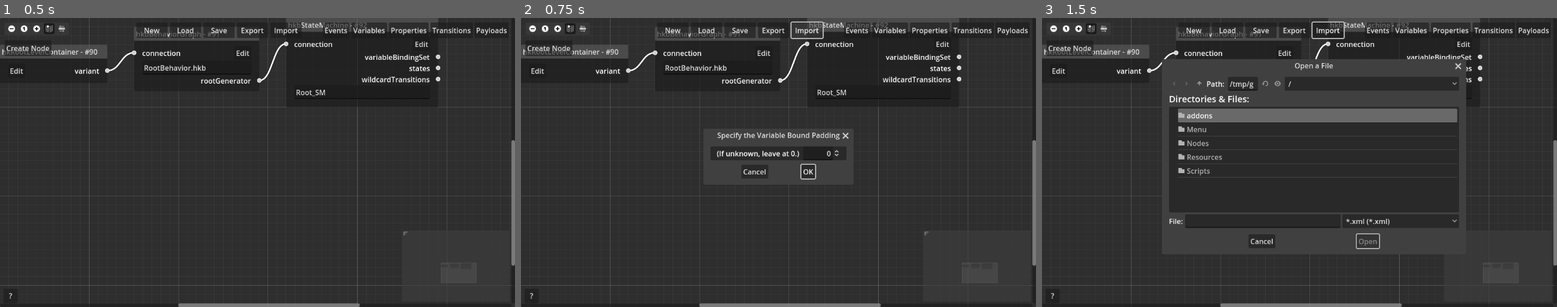
Above: before the commit, frames 1-3 (left to right).
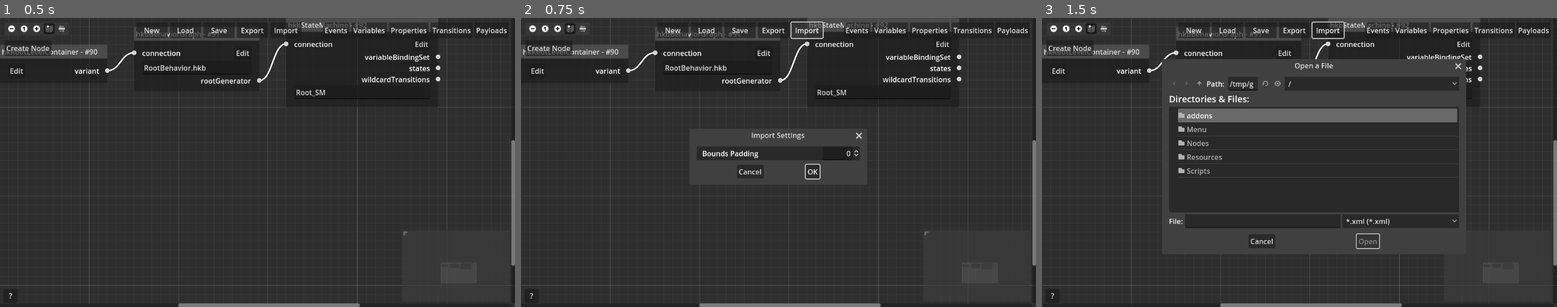
Above: after the commit, the same moments.

Repository: NeoExperiences/BehaviorNodeGraphTool
Game: Godot game, scene res://main.tscn
The game is run twice, just before and just after one commit, with the same random seed, the same clock (stepped at 60 frames per second) and the same inputs.
Inputs:
- Up to frame 1 (0.5 s): no input
- Up to frame 2 (0.75 s): click "Import" at 0.5 s
- Up to frame 3 (1.5 s): click "OK" at 1.25 s

Frame 1 is identical in both runs. In frame 2, 0.8% of the frame differs, in the area x 34-67%, y 39-56%; in frame 3, nothing differs.

Commit message:
Added import settings.

Diff:
--- a/Scripts/behavior_parser.gd
+++ b/Scripts/behavior_parser.gd
@@ -1121,6 +1121,8 @@
 			file.store_string('            <hkparam name="selfTransitionMode">SELF_TRANSITION_MODE_RESET</hkparam>\r\n')
 		3:
 			file.store_string('            <hkparam name="selfTransitionMode">SELF_TRANSITION_MODE_BLEND</hkparam>\r\n')
+		_:
+			file.store_string('            <hkparam name="selfTransitionMode">SELF_TRANSITION_MODE_CONTINUE_IF_CYCLIC_BLEND_IF_ACYCLIC</hkparam>\r\n')
 	match transition.transitionEventMode:
 		0:
 			file.store_string('            <hkparam name="eventMode">EVENT_MODE_DEFAULT</hkparam>\r\n')
@@ -1130,6 +1132,8 @@
 			file.store_string('            <hkparam name="eventMode">EVENT_MODE_IGNORE_FROM_GENERATOR</hkparam>\r\n')
 		3:
 			file.store_string('            <hkparam name="eventMode">EVENT_MODE_IGNORE_TO_GENERATOR</hkparam>\r\n')
+		_:
+			file.store_string('            <hkparam name="eventMode">EVENT_MODE_DEFAULT</hkparam>\r\n')
 	file.store_string('            <!-- defaultEventMode SERIALIZE_IGNORED -->\r\n')
 	file.store_string('            <!-- patchedBindingInfo SERIALIZE_IGNORED -->\r\n')
 	file.store_string('            <!-- fromGenerator SERIALIZE_IGNORED -->\r\n')
@@ -1147,11 +1151,15 @@
 			file.store_string('            <hkparam name="flags">FLAG_IGNORE_TO_WORLD_FROM_MODEL</hkparam>\r\n')
 		4:
 			file.store_string('            <hkparam name="flags">FLAG_IGNORE_TO_WORLD_FROM_MODEL_ROTATION</hkparam>\r\n')
+		_:
+			file.store_string('            <hkparam name="flags">FLAG_NONE</hkparam>\r\n')
 	match transition.transitionEndMode:
 		0:
 			file.store_string('            <hkparam name="endMode">END_MODE_NONE</hkparam>\r\n')
 		1:
 			file.store_string('            <hkparam name="endMode">END_MODE_TRANSITION_UNTIL_END_OF_FROM_GENERATOR</hkparam>\r\n')
+		_:
+			file.store_string('            <hkparam name="endMode">END_MODE_NONE</hkparam>\r\n')
 	file.store_string('            <hkparam name="blendCurve">' + str(transition.transitionBlendCurve) + '</hkparam>\r\n')
 	file.store_string('            <hkparam name="alignmentBone">65535</hkparam>\r\n')
 	file.store_string('            <!-- fromPos SERIALIZE_IGNORED -->\r\n')
--- a/Scripts/main.gd
+++ b/Scripts/main.gd
@@ -598,12 +598,12 @@
 	return data
 
 func _on_import_button_pressed():
-	$VariableBoundsDialog.show()
+	$ImportSettingsDialog.show()
 
 func _on_variable_bounds_spin_box_value_changed(value):
 	variableBoundPadding = int(value)
 
-func _on_variable_bounds_dialog_confirmed():
+func _on_import_settings_dialog_confirmed():
 	$ImportFileDialog.show()
 
 func _on_import_file_dialog_file_selected(path):
--- a/main.tscn
+++ b/main.tscn
@@ -37,7 +37,7 @@
 size = Vector2i(500, 106)
 unresizable = true
 ok_button_text = "Accept"
-dialog_text = "This feature is still incomplete and won't import all graph data and connections yet.
+dialog_text = "This feature is still incomplete and won't import all possible nodes.
 "
 dialog_autowrap = true
 
@@ -81,33 +81,33 @@
 root_subfolder = "Export"
 filters = PackedStringArray("*.xml")
 
-[node name="VariableBoundsDialog" type="ConfirmationDialog" parent="."]
-title = "Specify the Variable Bound Padding"
-initial_position = 1
-size = Vector2i(320, 88)
-
-[node name="PanelContainer" type="PanelContainer" parent="VariableBoundsDialog"]
+[node name="ImportSettingsDialog" type="ConfirmationDialog" parent="."]
+title = "Import Settings"
+initial_position = 1
+size = Vector2i(381, 88)
+
+[node name="PanelContainer" type="PanelContainer" parent="ImportSettingsDialog"]
 offset_left = 8.0
 offset_top = 8.0
-offset_right = 312.0
+offset_right = 373.0
 offset_bottom = 39.0
 
-[node name="VBoxContainer" type="VBoxContainer" parent="VariableBoundsDialog/PanelContainer"]
+[node name="VBoxContainer" type="VBoxContainer" parent="ImportSettingsDialog/PanelContainer"]
 layout_mode = 2
 
-[node name="HBoxContainer" type="HBoxContainer" parent="VariableBoundsDialog/PanelContainer/VBoxContainer"]
+[node name="HBoxContainer" type="HBoxContainer" parent="ImportSettingsDialog/PanelContainer/VBoxContainer"]
 layout_mode = 2
 alignment = 1
 
-[node name="Label" type="Label" parent="VariableBoundsDialog/PanelContainer/VBoxContainer/HBoxContainer"]
+[node name="Label" type="Label" parent="ImportSettingsDialog/PanelContainer/VBoxContainer/HBoxContainer"]
 layout_mode = 2
-text = "(If unknown, leave at 0.)"
-horizontal_alignment = 1
-
-[node name="Control" type="Control" parent="VariableBoundsDialog/PanelContainer/VBoxContainer/HBoxContainer"]
+size_flags_horizontal = 3
+text = "   Bounds Padding"
+
+[node name="Control" type="Control" parent="ImportSettingsDialog/PanelContainer/VBoxContainer/HBoxContainer"]
 layout_mode = 2
 
-[node name="VariableBoundsSpinBox" type="SpinBox" parent="VariableBoundsDialog/PanelContainer/VBoxContainer/HBoxContainer"]
+[node name="VariableBoundsSpinBox" type="SpinBox" parent="ImportSettingsDialog/PanelContainer/VBoxContainer/HBoxContainer"]
 layout_mode = 2
 alignment = 2
 
@@ -546,8 +546,8 @@
 [connection signal="file_selected" from="LoadFileDialog" to="." method="_on_load_file_dialog_file_selected"]
 [connection signal="file_selected" from="ExportFileDialog" to="." method="_on_export_file_dialog_file_selected"]
 [connection signal="file_selected" from="ImportFileDialog" to="." method="_on_import_file_dialog_file_selected"]
-[connection signal="confirmed" from="VariableBoundsDialog" to="." method="_on_variable_bounds_dialog_confirmed"]
-[connection signal="value_changed" from="VariableBoundsDialog/PanelContainer/VBoxContainer/HBoxContainer/VariableBoundsSpinBox" to="." method="_on_variable_bounds_spin_box_value_changed"]
+[connection signal="confirmed" from="ImportSettingsDialog" to="." method="_on_import_settings_dialog_confirmed"]
+[connection signal="value_changed" from="ImportSettingsDialog/PanelContainer/VBoxContainer/HBoxContainer/VariableBoundsSpinBox" to="." method="_on_variable_bounds_spin_box_value_changed"]
 [connection signal="confirmed" from="NodeDeletionConfirmationDialog" to="." method="_on_node_deletion_confirmation_dialog_confirmed"]
 [connection signal="id_pressed" from="ContextMenu" to="." method="_on_context_menu_id_pressed"]
 [connection signal="popup_hide" from="ContextMenu" to="." method="_on_context_menu_popup_hide"]
